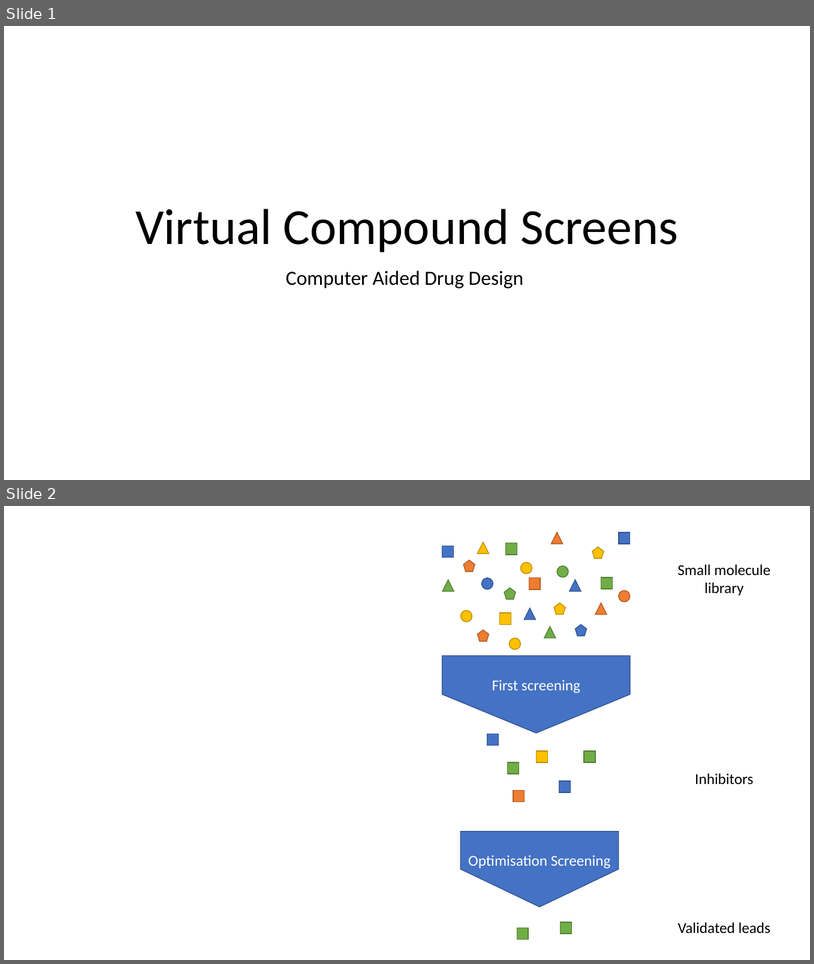
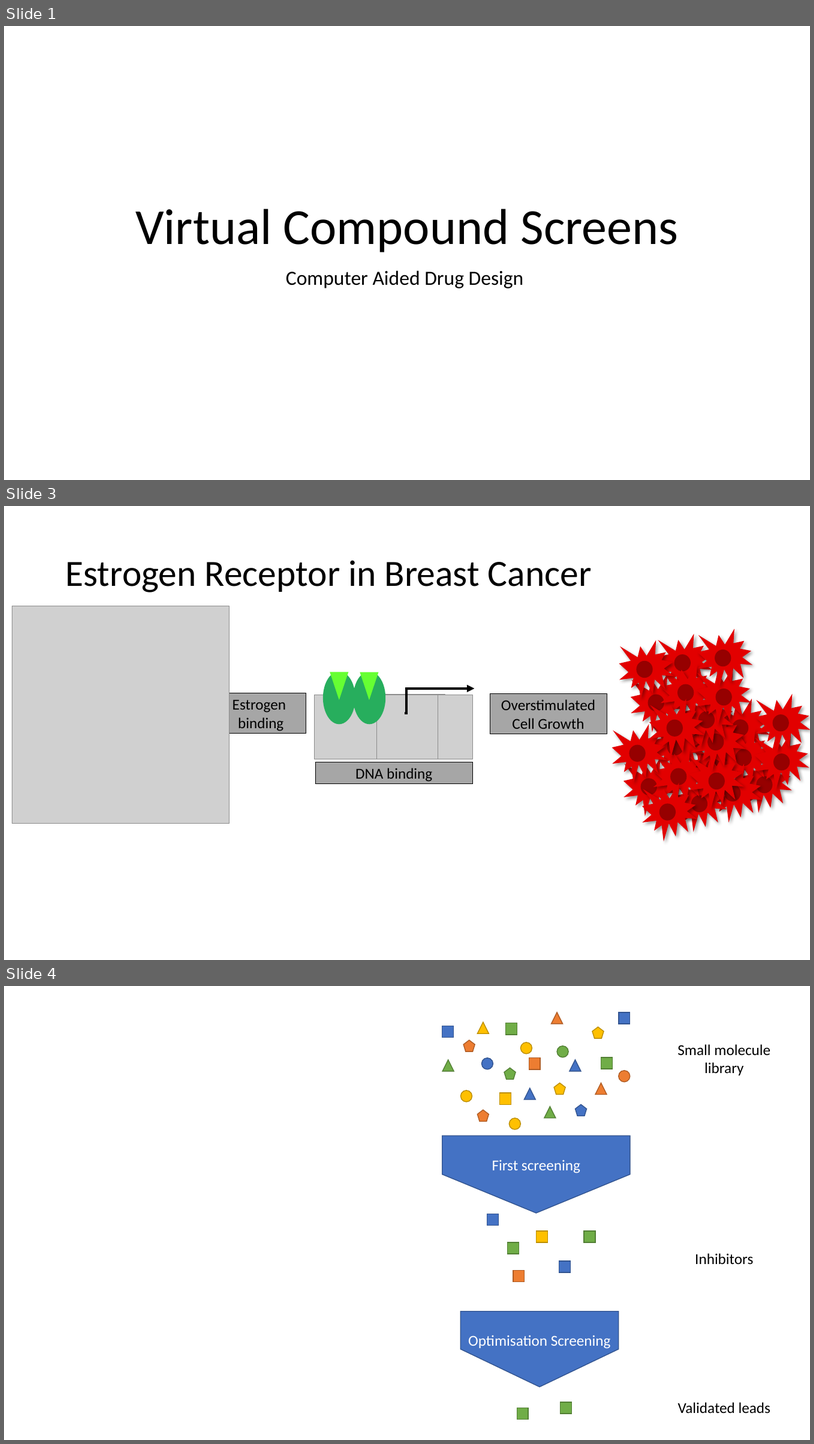
Before and after one commit to Leonauna/Educational_CADD, a slide deck: Documentation/figures.pptx. Shown one above the other, each under a label of ours: slides 1 and 2 before the commit, slides 1, 3 and 4 after it; the slides between them are not shown. The pictures are 814x964 and 814x1444 pixels, drawn with LibreOffice and Linux fonts; fonts in the diff are those of the drawing; grey boxes stand for pictures. Boxes give left, top, right and bottom in pixels: in the first picture for what was removed or moved away, otherwise in the second. Text is boxed around its words. In the diff, an @@ line names an element or a change of style, - is before the commit and + after.

```diff
--- a/Documentation/figures.pptx
+++ b/Documentation/figures.pptx
@@ slide 3 added at (x1=4, y1=506, x2=810, y2=960), background #FFFFFF @@
@@ title added at (x1=65, y1=560, x2=592, y2=592), 44 pt, text #000000 @@
+Estrogen Receptor in Breast Cancer
@@ picture added at (x1=12, y1=606, x2=230, y2=823) @@
@@ group added at (x1=619, y1=629, x2=753, y2=757): 8 irregular seals, 8 ellipses @@
@@ rectangle added at (x1=216, y1=693, x2=306, y2=733), fill #A6A6A6, outline #000000 0.75 pt, 18 pt, text #000000 @@
+Estrogen
+binding
@@ group added at (x1=315, y1=671, x2=474, y2=759): 3 pictures, 2 pie slice (boxed as its full ellipse)s, 2 triangles, 1 elbow arrow @@
@@ rectangle added at (x1=491, y1=694, x2=607, y2=733), fill #A6A6A6, outline #000000 0.75 pt, 18 pt, text #000000 @@
+Overstimulated Cell Growth
@@ group added at (x1=677, y1=694, x2=810, y2=822): 8 irregular seals, 8 ellipses @@
@@ group added at (x1=612, y1=713, x2=746, y2=841): 8 irregular seals, 8 ellipses @@
@@ rectangle added at (x1=315, y1=762, x2=473, y2=784), fill #A6A6A6, outline #000000 0.75 pt, 18 pt, text #000000 @@
+DNA binding
@@ what was slide 2 is now slide 4 @@
```
Also in this commit, not shown: 2 other slides added, 1 other file.
